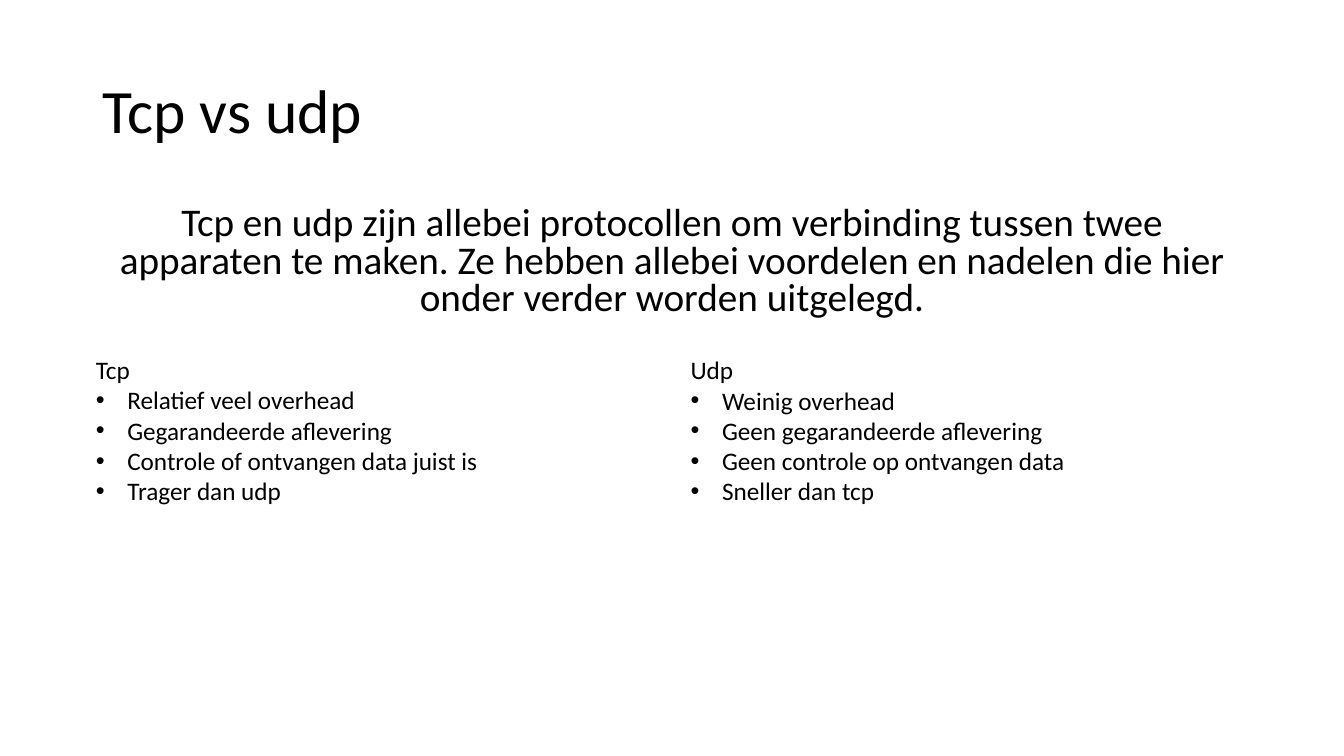
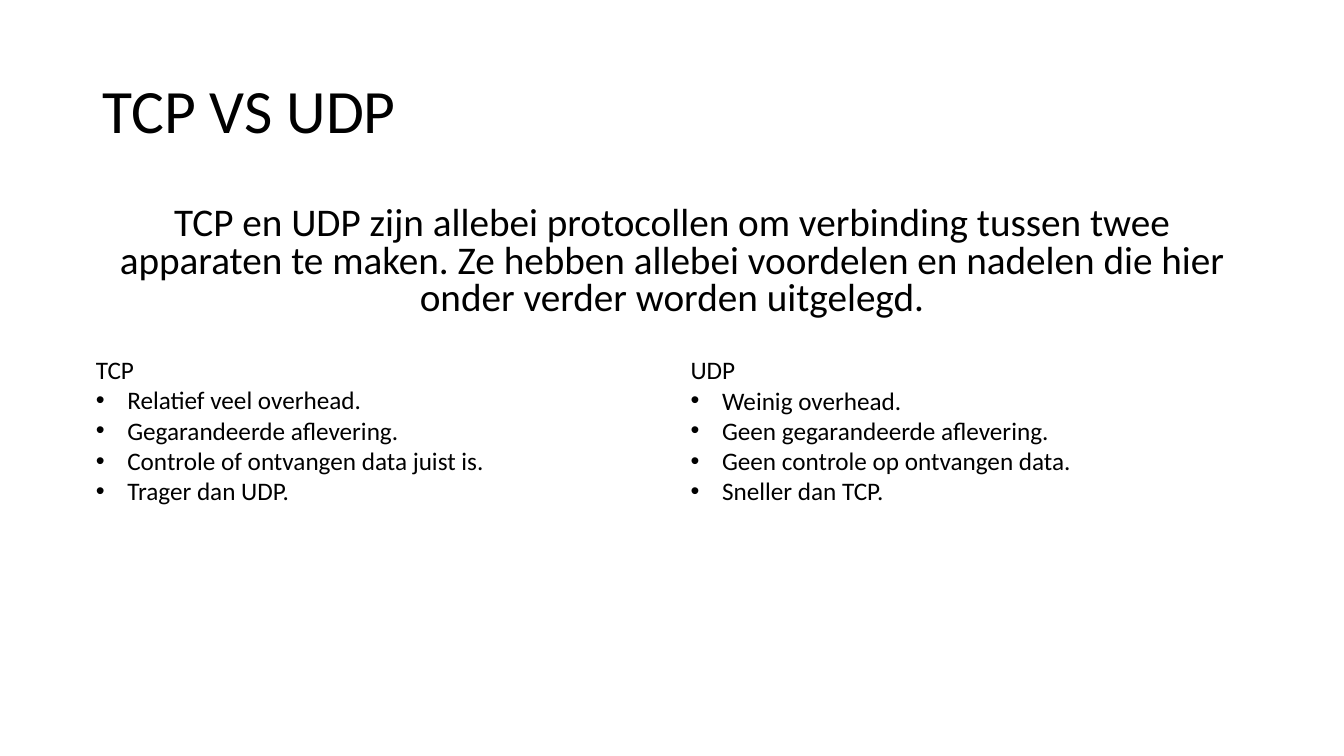
Before and after one commit to boaskalma/project4prive, a slide deck: slide 15 of voorstel centrale bank.pptx. Drawn at 1344x756 pixels with LibreOffice and Linux fonts; fonts in the diff are those of the drawing. Boxes give left, top, right and bottom in pixels: in the first picture for what was removed or moved away, otherwise in the second. Text is boxed around its words. In the diff, an @@ line names an element or a change of style, - is before the commit and + after.

```diff
--- a/voorstel centrale bank.pptx
+++ b/voorstel centrale bank.pptx
@@ title at <box>102,93,396,134</box>: text changed @@
-Tcp vs udp
+TCP VS UDP
@@ text at <box>120,208,1224,318</box>: text changed @@
-Tcp en udp zijn allebei protocollen om verbinding tussen twee apparaten te maken. Ze hebben allebei voordelen en nadelen die hier onder verder worden uitgelegd.
+TCP en UDP zijn allebei protocollen om verbinding tussen twee apparaten te maken. Ze hebben allebei voordelen en nadelen die hier onder verder worden uitgelegd.
@@ text at <box>96,362,483,505</box>: text changed @@
-Tcp
-• Relatief veel overhead
-• Gegarandeerde aflevering
-• Controle of ontvangen data juist is
-• Trager dan udp
+TCP
+• Relatief veel overhead.
+• Gegarandeerde aflevering.
+• Controle of ontvangen data juist is.
+• Trager dan UDP.
@@ text at <box>691,362,1071,501</box>: text changed @@
-Udp
-• Weinig overhead
-• Geen gegarandeerde aflevering
-• Geen controle op ontvangen data
-• Sneller dan tcp
+UDP
+• Weinig overhead.
+• Geen gegarandeerde aflevering.
+• Geen controle op ontvangen data.
+• Sneller dan TCP.
```
Also in this commit, not shown: 31 other slides changed.
